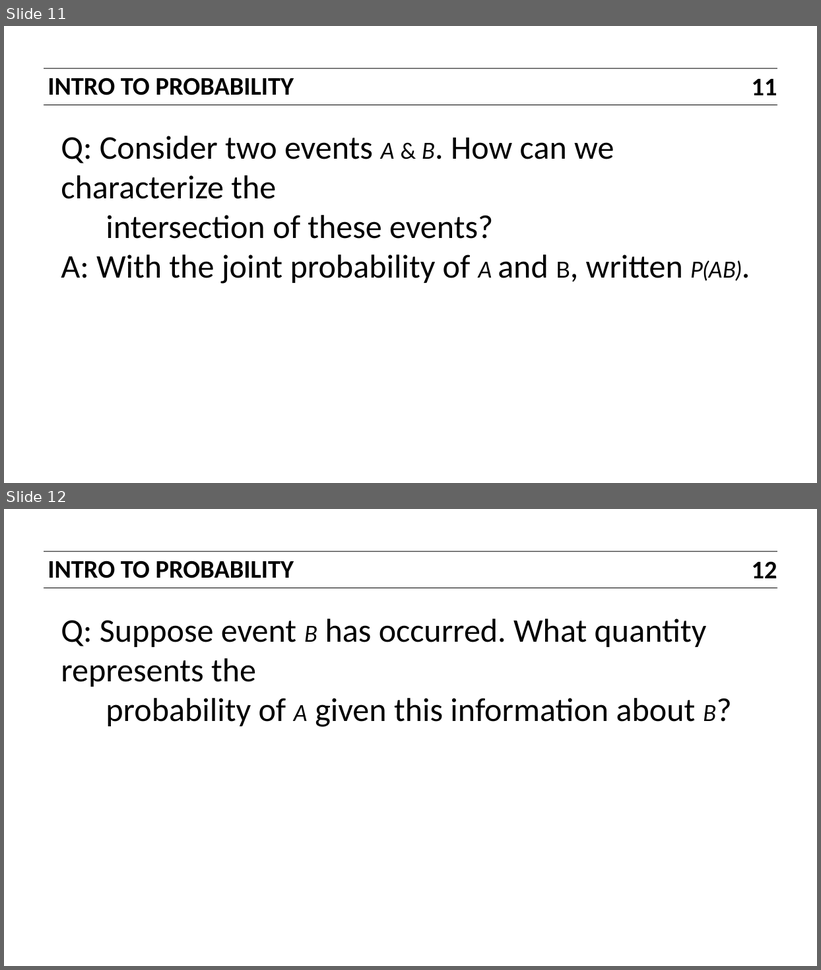
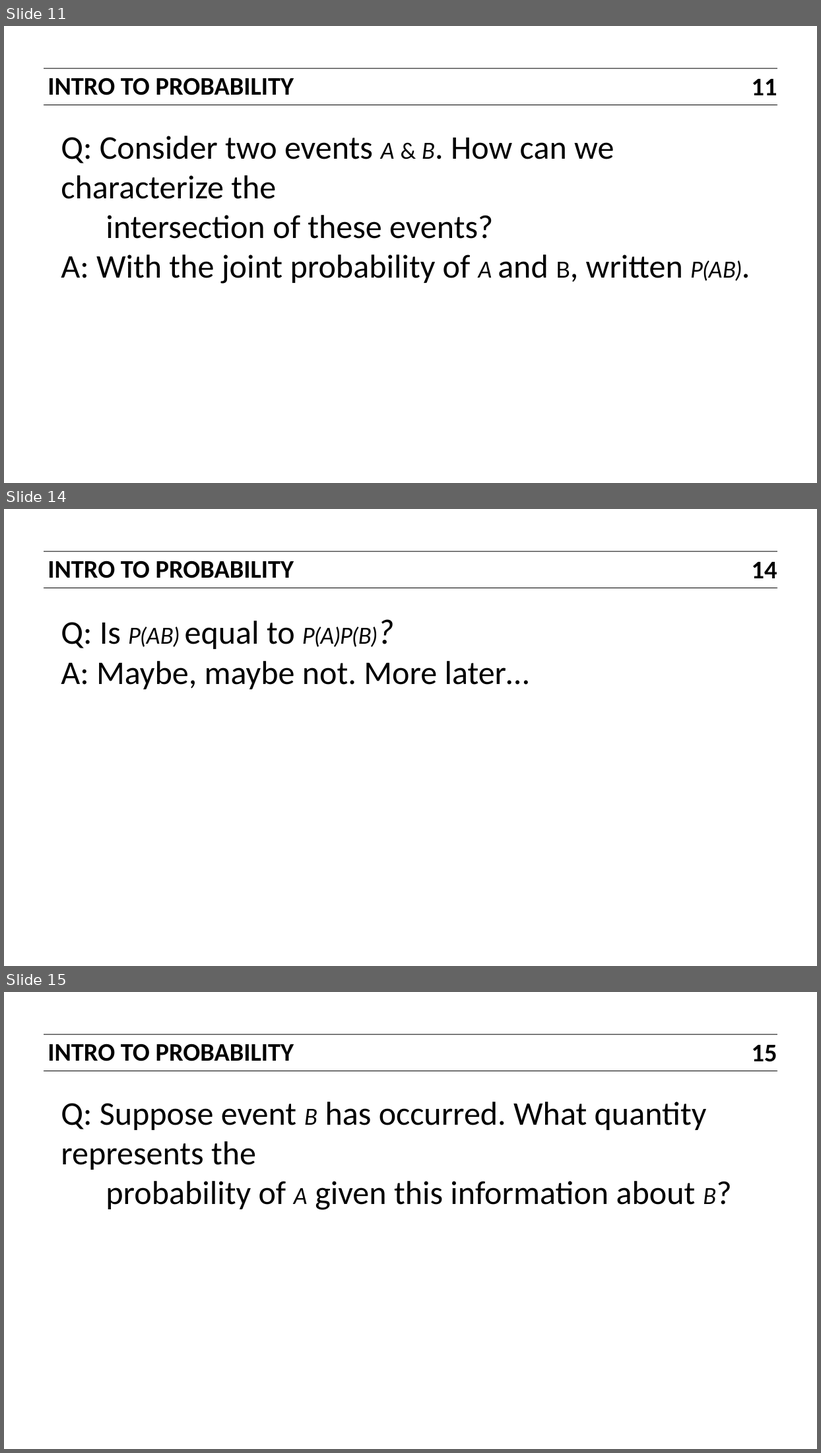
Before and after one commit to ajschumacher/gadsdc, a slide deck: 06_naive_bayes/slides.pptx. Shown one above the other, each under a label of ours: slides 11 and 12 before the commit, slides 11, 14 and 15 after it; the slides between them are not shown. The pictures are 821x970 and 821x1453 pixels, drawn with LibreOffice and Linux fonts; fonts in the diff are those of the drawing. Boxes give left, top, right and bottom in pixels: in the first picture for what was removed or moved away, otherwise in the second. Text is boxed around its words. In the diff, an @@ line names an element or a change of style, - is before the commit and + after.

```diff
--- a/06_naive_bayes/slides.pptx
+++ b/06_naive_bayes/slides.pptx
@@ slide 14 added at (4, 509, 817, 966), background #FFFFFF; not listed: 2 template elements that a slide beside it also shows @@
@@ text added at (48, 560, 294, 578), 23 pt, text #000000, bold @@
+INTRO TO PROBABILITY
@@ page number added at (752, 562, 778, 578), 23 pt, text #000000, bold @@
+14
@@ text added at (61, 621, 529, 689), 30 pt, text #000000 @@
+Q: Is P(AB) equal to P(A)P(B)?
+A: Maybe, maybe not. More later…
@@ what was slide 12 is now slide 15 @@
@@ page number at (752, 1045, 778, 1062): text changed @@
-12
+15
```
Also in this commit, not shown: 20 slides changed, 2 other slides added, 1 other file.
